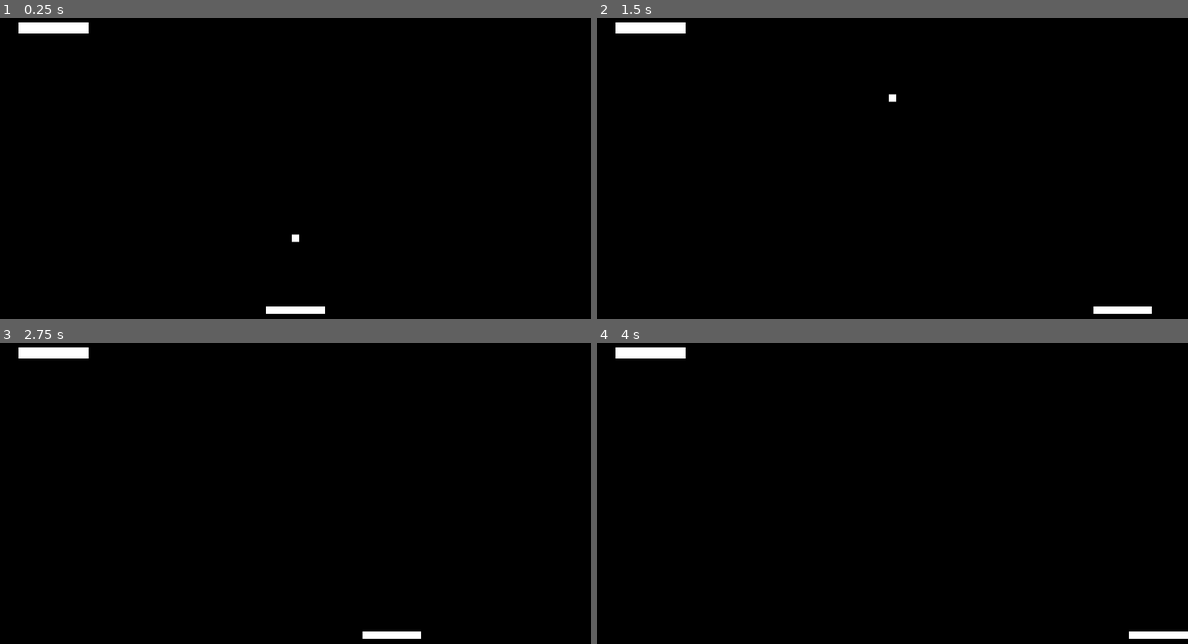
Above: before the commit, frames 1-4 (two rows, left to right).
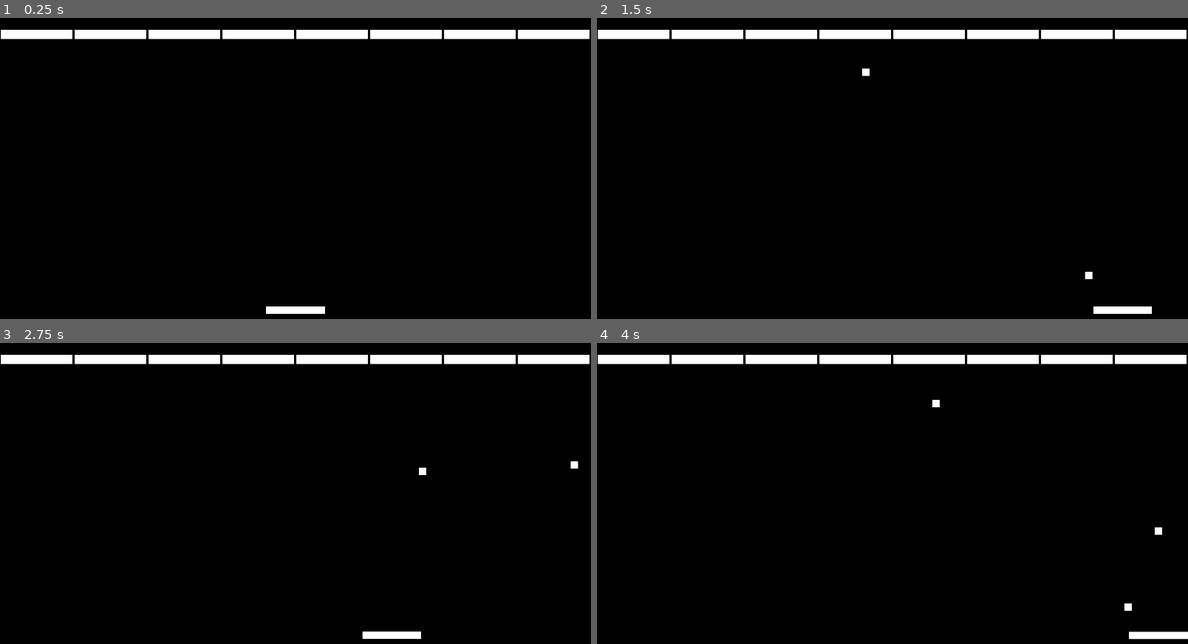
Above: after the commit, the same moments.

Repository: dmnuggins/breakout
Game: Godot game, scene res://_scenes/Level/Level.tscn
Two runs of this game, one before a commit and one after it. Both use one fixed random seed, a clock stepped at 60 frames per second and the inputs below.
Inputs:
- Up to frame 1 (0.25 s): no input
- Up to frame 2 (1.5 s): tap Enter at 0.5 s; hold D (move_right) from 0.53 s (still down); tap Space (launch, bound only after the commit) at 0.6, 1.35 s
- Up to frame 3 (2.75 s): release D (move_right) at 2.03 s; hold A (move_left) from 2.03 s (still down); tap Space (launch, bound only after the commit) at 2.1 s
- Up to frame 4 (4 s): release A (move_left) at 2.78 s; hold D (move_right) from 2.78 s (still down); tap Space (launch, bound only after the commit) at 2.85, 3.6 s

The runs differ from the first frame. In frame 1, 3.3% of the frame differs, in the area x 0-100%, y 1-75%; in frame 2, 3.3%; in frame 3, 3.3%; in frame 4, 3.4%, in the area x 0-100%, y 1-99%.

Commit message:
Ball collision sound effects. Ball spawn when 'space' is pressed.

Diff:
--- a/_scenes/Ball/Ball.gd
+++ b/_scenes/Ball/Ball.gd
@@ -6,20 +6,22 @@
 var angle_factor = 7
 
 func _ready():
-	# randomizes the launch angle of the ball
 	velocity.y = speed
+	position = get_parent().find_node("Player").get_node("BallPosition").global_position
+	pass
 
 func _physics_process(delta):
-	# when user presses "space" ball velocity and angle is set
-	# ball is launched
-	var collider = move_and_slide(velocity, Vector2.UP)
+	move_and_slide(velocity, Vector2.UP)
+
 	if is_on_ceiling():
 		velocity.y = -velocity.y
 		print("HIT - Ceiling")
 	if is_on_wall():
+		$Wall.play()
 		velocity.x = -velocity.x
 		print("HIT - Wall")
 	if is_on_floor():
+		$Paddle.play()
 		velocity.y = -velocity.y
 		print("HIT - Paddle")
 		for slide in get_slide_count():
--- a/_scenes/Ball/Ball.tscn
+++ b/_scenes/Ball/Ball.tscn
@@ -1,6 +1,8 @@
-[gd_scene load_steps=3 format=2]
+[gd_scene load_steps=5 format=2]
 
+[ext_resource path="res://_assets/sounds/pong_paddle.mp3" type="AudioStream" id=1]
 [ext_resource path="res://_scenes/Ball/Ball.gd" type="Script" id=2]
+[ext_resource path="res://_assets/sounds/pong_wall.mp3" type="AudioStream" id=3]
 
 [sub_resource type="RectangleShape2D" id=1]
 extents = Vector2( 8, 8 )
@@ -16,3 +18,9 @@
 margin_top = -8.0
 margin_right = 8.0
 margin_bottom = 8.0
+
+[node name="Wall" type="AudioStreamPlayer2D" parent="."]
+stream = ExtResource( 3 )
+
+[node name="Paddle" type="AudioStreamPlayer2D" parent="."]
+stream = ExtResource( 1 )
--- a/_scenes/Brick/Brick.tscn
+++ b/_scenes/Brick/Brick.tscn
@@ -3,18 +3,15 @@
 [ext_resource path="res://_scenes/Brick/Brick.gd" type="Script" id=2]
 
 [sub_resource type="RectangleShape2D" id=1]
-extents = Vector2( 76, 12 )
+extents = Vector2( 77.5, 10 )
 
 [node name="Brick" type="StaticBody2D"]
 script = ExtResource( 2 )
 
 [node name="BrickShape2D" type="CollisionShape2D" parent="."]
-position = Vector2( 76, 12 )
+position = Vector2( 77.5, 10 )
 shape = SubResource( 1 )
 
 [node name="ColorRect" type="ColorRect" parent="."]
-margin_right = 152.0
-margin_bottom = 24.0
-__meta__ = {
-"_edit_group_": true
-}
+margin_right = 155.0
+margin_bottom = 20.0
--- a/_scenes/Level/Level.gd
+++ b/_scenes/Level/Level.gd
@@ -1,22 +1,15 @@
 extends Node
 
-var num_bricks = 128
-var num_bricks_per_row = 8
-var num_rows = 2
-var viewport_width = 720
-var viewport_height = 1280
-var row_spacing = 20
-var color_index = 0
+var ball_prefab = preload("res://_scenes/Ball/Ball.tscn")
+var ball
+var ball_start_position := Vector2(800, 475)
 
 # Called when the node enters the scene tree for the first time.
 func _ready():
-	print(get_viewport().size)
-	var parent_node = get_node(".")
 
-	if parent_node == null:
-		print("ERROR: Node 'Level' not found")
-		return
+	pass
 
-# Called every frame. 'delta' is the elapsed time since the previous frame.
-#func _process(delta):
-#	pass
+func _physics_process(delta):
+	if Input.is_action_just_pressed("launch"):
+		ball = ball_prefab.instance()
+		add_child(ball)
--- a/_scenes/Level/Level.tscn
+++ b/_scenes/Level/Level.tscn
@@ -1,10 +1,9 @@
-[gd_scene load_steps=8 format=2]
+[gd_scene load_steps=7 format=2]
 
 [ext_resource path="res://_scenes/Level/Level.gd" type="Script" id=1]
 [ext_resource path="res://_scenes/Player/Player.tscn" type="PackedScene" id=2]
 [ext_resource path="res://_scenes/Wall/Wall.tscn" type="PackedScene" id=3]
 [ext_resource path="res://_scenes/Ceiling/Ceiling.tscn" type="PackedScene" id=4]
-[ext_resource path="res://_scenes/Ball/Ball.tscn" type="PackedScene" id=5]
 [ext_resource path="res://_scenes/Brick/Brick.tscn" type="PackedScene" id=7]
 
 [sub_resource type="RectangleShape2D" id=1]
@@ -22,10 +21,6 @@
 [node name="Player" parent="." instance=ExtResource( 2 )]
 position = Vector2( 640, 688 )
 
-[node name="Ball" parent="." instance=ExtResource( 5 )]
-position = Vector2( 640, 664 )
-rotation = -1.5708
-
 [node name="Left" parent="." instance=ExtResource( 3 )]
 
 [node name="Right" parent="." instance=ExtResource( 3 )]
@@ -40,6 +35,28 @@
 shape = SubResource( 1 )
 
 [node name="Row" type="Node2D" parent="."]
-position = Vector2( 40, 64 )
+position = Vector2( 0, 80 )
 
-[node name="Brick" parent="Row" instance=ExtResource( 7 )]
+[node name="Brick1" parent="Row" instance=ExtResource( 7 )]
+position = Vector2( 2, 0 )
+
+[node name="Brick2" parent="Row" instance=ExtResource( 7 )]
+position = Vector2( 162, 0 )
+
+[node name="Brick3" parent="Row" instance=ExtResource( 7 )]
+position = Vector2( 322, 0 )
+
+[node name="Brick4" parent="Row" instance=ExtResource( 7 )]
+position = Vector2( 482, 0 )
+
+[node name="Brick5" parent="Row" instance=ExtResource( 7 )]
+position = Vector2( 642, 0 )
+
+[node name="Brick6" parent="Row" instance=ExtResource( 7 )]
+position = Vector2( 802, 0 )
+
+[node name="Brick7" parent="Row" instance=ExtResource( 7 )]
+position = Vector2( 962, 0 )
+
+[node name="Brick8" parent="Row" instance=ExtResource( 7 )]
+position = Vector2( 1122, 0 )
--- a/_scenes/Player/Player.tscn
+++ b/_scenes/Player/Player.tscn
@@ -17,3 +17,6 @@
 position = Vector2( -0.125839, 2.47955e-05 )
 scale = Vector2( 0.503445, 1.32657 )
 texture = ExtResource( 2 )
+
+[node name="BallPosition" type="Node2D" parent="."]
+position = Vector2( 16, 5.72205e-05 )
--- /dev/null
+++ b/_scenes/Row.tscn
@@ -0,0 +1,30 @@
+[gd_scene load_steps=2 format=2]
+
+[ext_resource path="res://_scenes/Brick/Brick.tscn" type="PackedScene" id=1]
+
+[node name="Row" type="Node2D"]
+position = Vector2( 0, 80 )
+
+[node name="Brick1" parent="." instance=ExtResource( 1 )]
+position = Vector2( 2, 0 )
+
+[node name="Brick2" parent="." instance=ExtResource( 1 )]
+position = Vector2( 162, 0 )
+
+[node name="Brick3" parent="." instance=ExtResource( 1 )]
+position = Vector2( 322, 0 )
+
+[node name="Brick4" parent="." instance=ExtResource( 1 )]
+position = Vector2( 482, 0 )
+
+[node name="Brick5" parent="." instance=ExtResource( 1 )]
+position = Vector2( 642, 0 )
+
+[node name="Brick6" parent="." instance=ExtResource( 1 )]
+position = Vector2( 802, 0 )
+
+[node name="Brick7" parent="." instance=ExtResource( 1 )]
+position = Vector2( 962, 0 )
+
+[node name="Brick8" parent="." instance=ExtResource( 1 )]
+position = Vector2( 1122, 0 )
--- a/project.godot
+++ b/project.godot
@@ -35,6 +35,11 @@
 "events": [ Object(InputEventKey,"resource_local_to_scene":false,"resource_name":"","device":0,"alt":false,"shift":false,"control":false,"meta":false,"command":false,"pressed":false,"scancode":68,"physical_scancode":0,"unicode":0,"echo":false,"script":null)
  ]
 }
+launch={
+"deadzone": 0.5,
+"events": [ Object(InputEventKey,"resource_local_to_scene":false,"resource_name":"","device":0,"alt":false,"shift":false,"control":false,"meta":false,"command":false,"pressed":false,"scancode":32,"physical_scancode":0,"unicode":0,"echo":false,"script":null)
+ ]
+}
 
 [physics]
 
Not shown, added: _assets/sounds/pong_goal.mp3
Not shown, added: _assets/sounds/pong_paddle.mp3
Not shown, added: _assets/sounds/pong_wall.mp3
